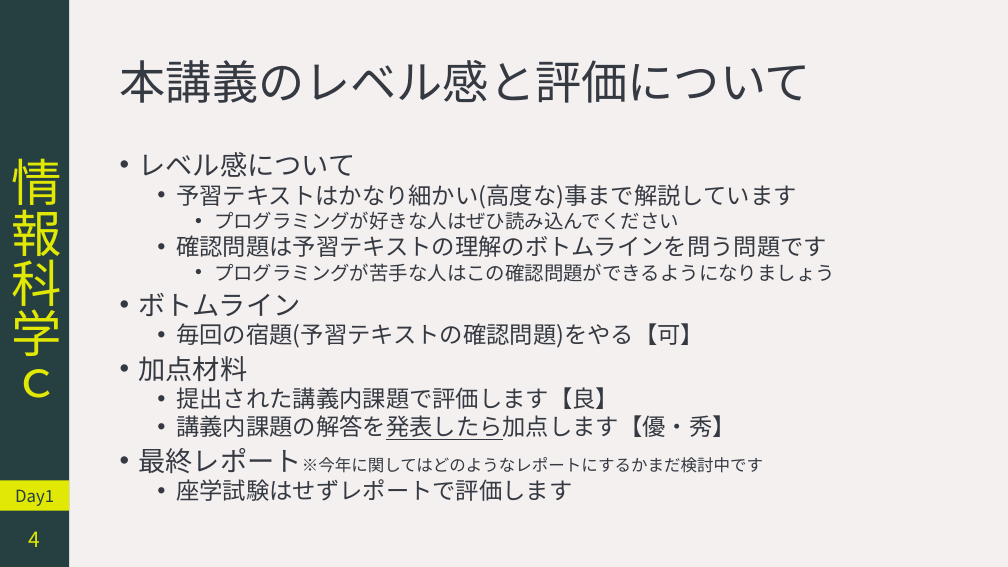
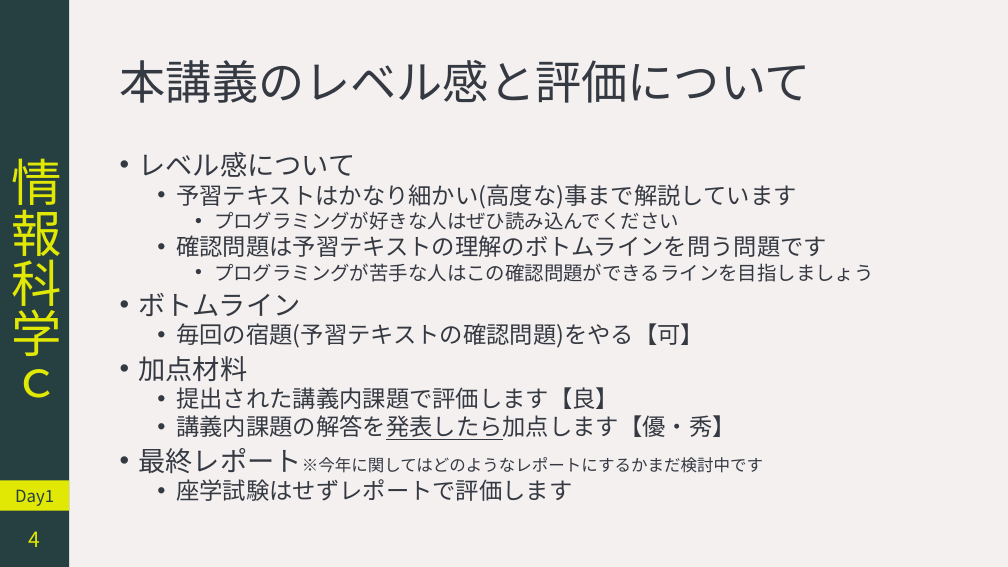
Before and after one commit to YokoyamaLab/PythonBasics, a slide deck: slide 4 of slides/computerScience_day1.pptx. Drawn at 1008x567 pixels with LibreOffice and Linux fonts; fonts in the diff are those of the drawing. Boxes give left, top, right and bottom in pixels: in the first picture for what was removed or moved away, otherwise in the second. Text is boxed around its words. In the diff, an @@ line names an element or a change of style, - is before the commit and + after.

```diff
--- a/slides/computerScience_day1.pptx
+++ b/slides/computerScience_day1.pptx
@@ text at <box>214,263,874,282</box>: text changed @@
-    • プログラミングが苦手な人はこの確認問題ができるようになりましょう
+    • プログラミングが苦手な人はこの確認問題ができるラインを目指しましょう
```
Also in this commit, not shown: 1 other slide changed, 1 other file.
